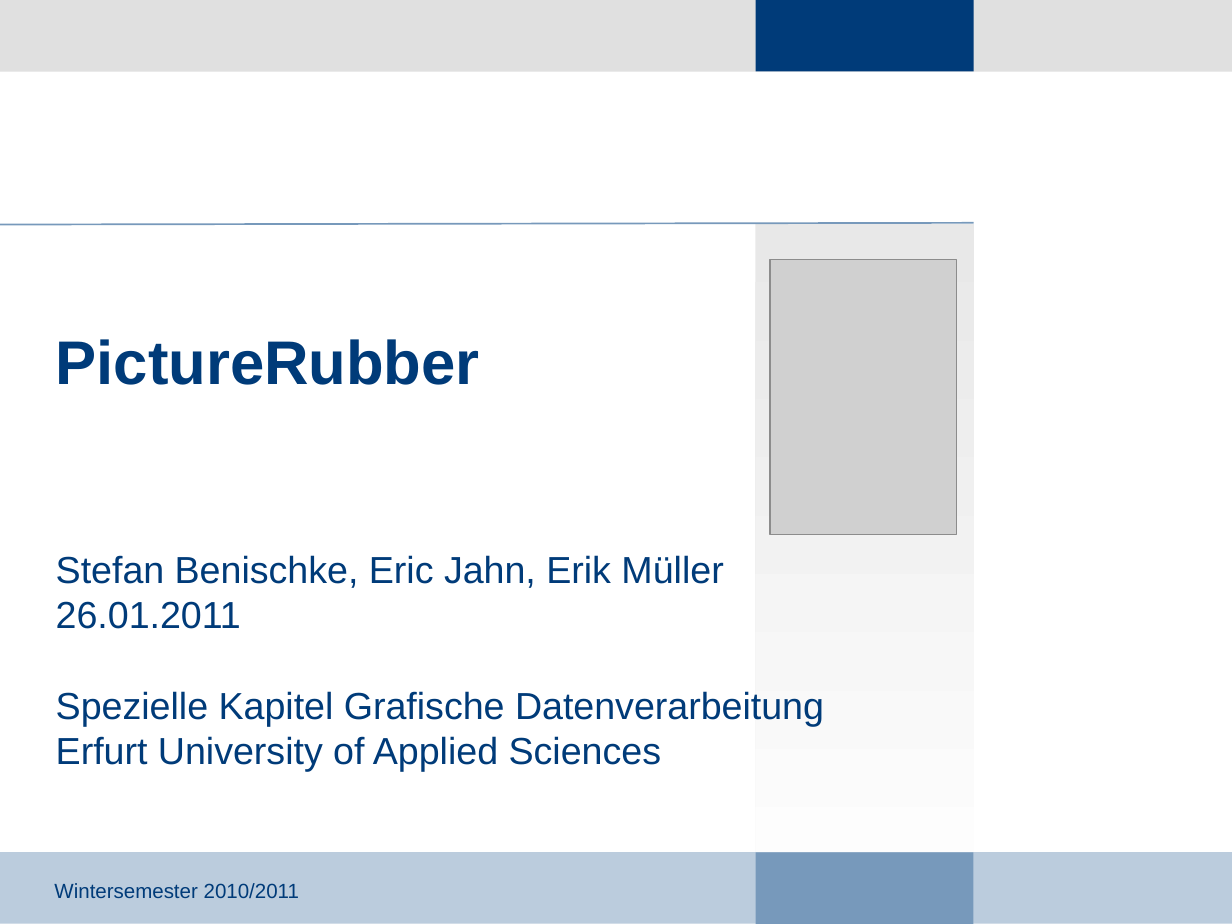
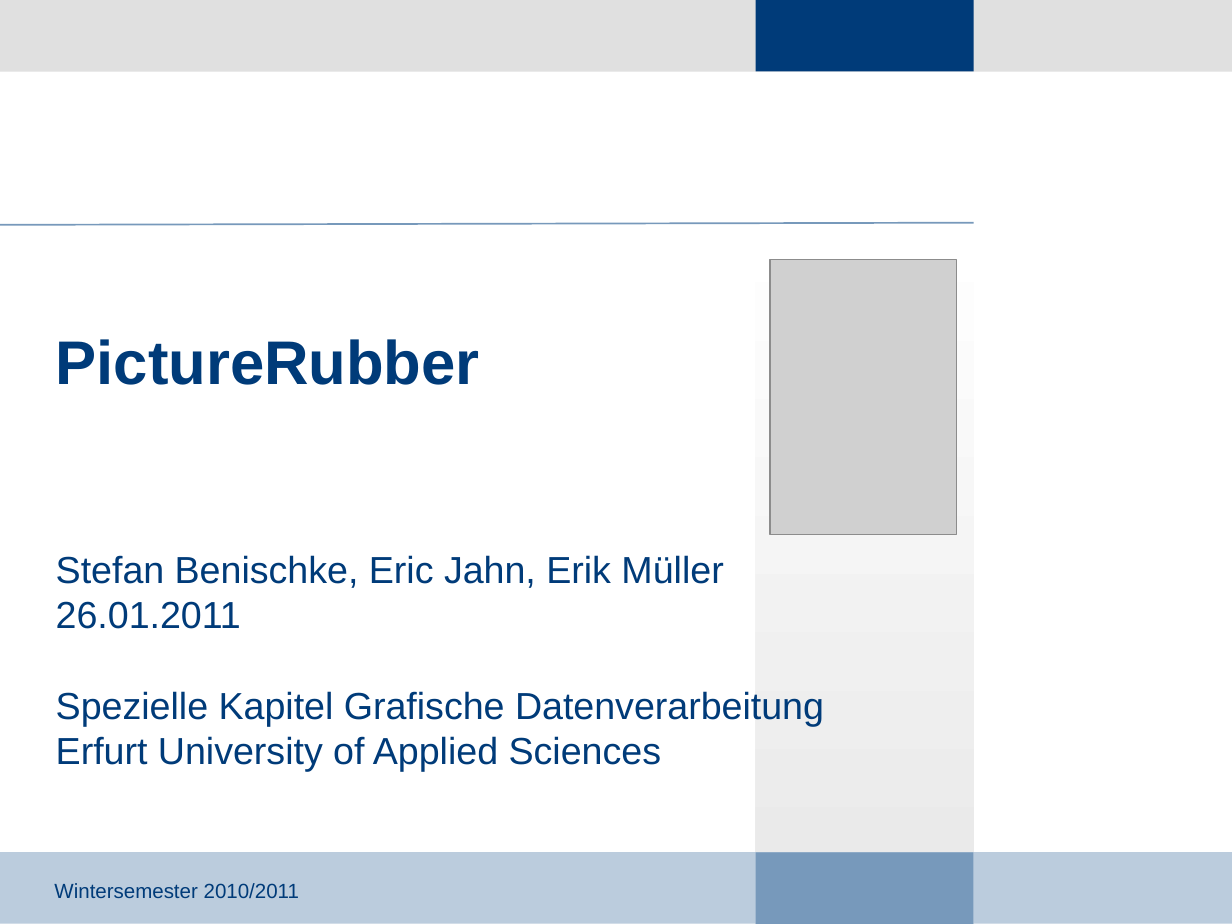
Before and after one commit to giuliarouge/picturerubber, a slide deck: slide 1 of Präsentation.ppt. Drawn at 1232x924 pixels with LibreOffice and Linux fonts; fonts in the diff are those of the drawing; grey boxes stand for pictures; background and template pictures are left out. Boxes give left, top, right and bottom in pixels: in the first picture for what was removed or moved away, otherwise in the second. Text is boxed around its words. In the diff, an @@ line names an element or a change of style, - is before the commit and + after.

```diff
--- a/Präsentation.ppt
+++ b/Präsentation.ppt
@@ rectangle at [755,224,973,924]: fill gradient #E8E8E8 to #FFFFFF to gradient #FFFFFF to #E8E8E8 @@
```
Also in this commit, not shown: 16 other slides changed.
